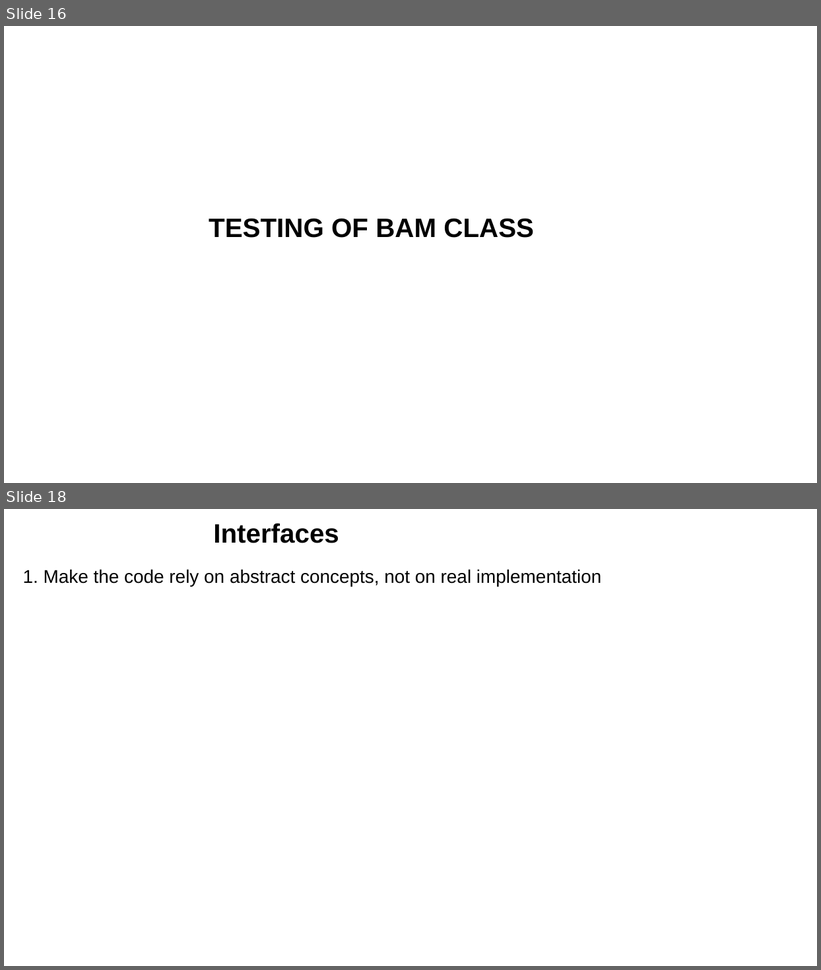
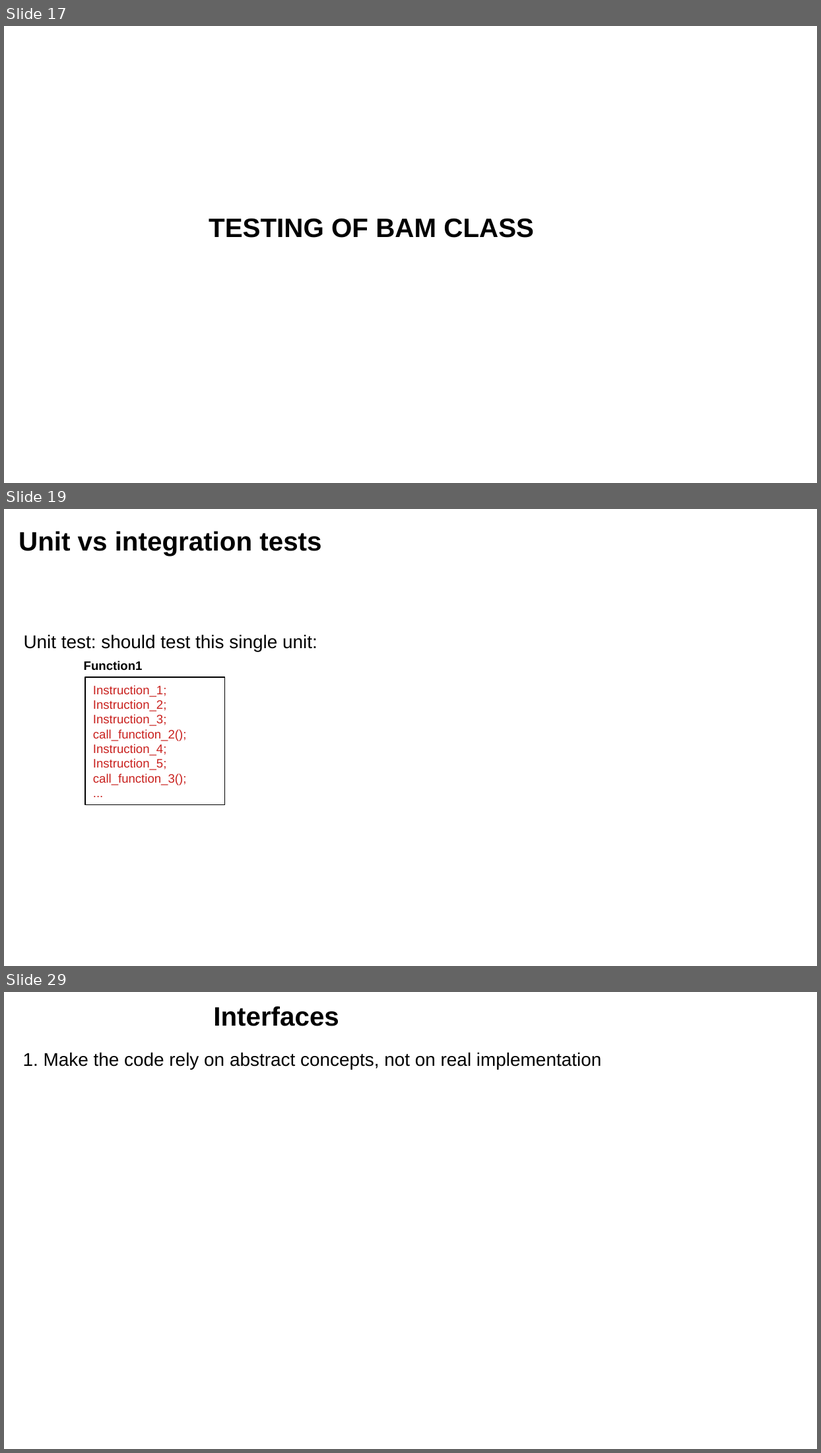
Before and after one commit to leoisl/mocking_grp_meeting, a slide deck: slides/slides.odp. Shown one above the other, each under a label of ours: slides 16 and 18 before the commit, slides 17, 19 and 29 after it; the slides between them are not shown. The pictures are 821x970 and 821x1453 pixels, drawn with LibreOffice and Linux fonts; fonts in the diff are those of the drawing. Boxes give left, top, right and bottom in pixels: in the first picture for what was removed or moved away, otherwise in the second. Text is boxed around its words. In the diff, an @@ line names an element or a change of style, - is before the commit and + after.

```diff
--- a/slides/slides.odp
+++ b/slides/slides.odp
@@ slide 19 added at bbox=[4, 509, 817, 966], background #FFFFFF @@
@@ text added at bbox=[19, 531, 321, 556], 26 pt, text #000000, bold @@
+Unit vs integration tests
@@ text added at bbox=[24, 634, 318, 652], 18 pt, text #000000 @@
+Unit test: should test this single unit:
@@ text added at bbox=[84, 661, 143, 670], 12 pt, text #000000, bold @@
+Function1
@@ rectangle added at bbox=[85, 677, 224, 805], outline #000000 0.99 pt, 12 pt, text #C9211E @@
+Instruction_1;
+Instruction_2;
+Instruction_3;
+call_function_2();
+Instruction_4;
+Instruction_5;
+call_function_3();
+...
@@ what was slide 16 is now slide 17 @@
@@ what was slide 18 is now slide 29 @@
```
Also in this commit, not shown: 7 slides changed, 12 other slides added, 2 slides removed, 8 other files.
